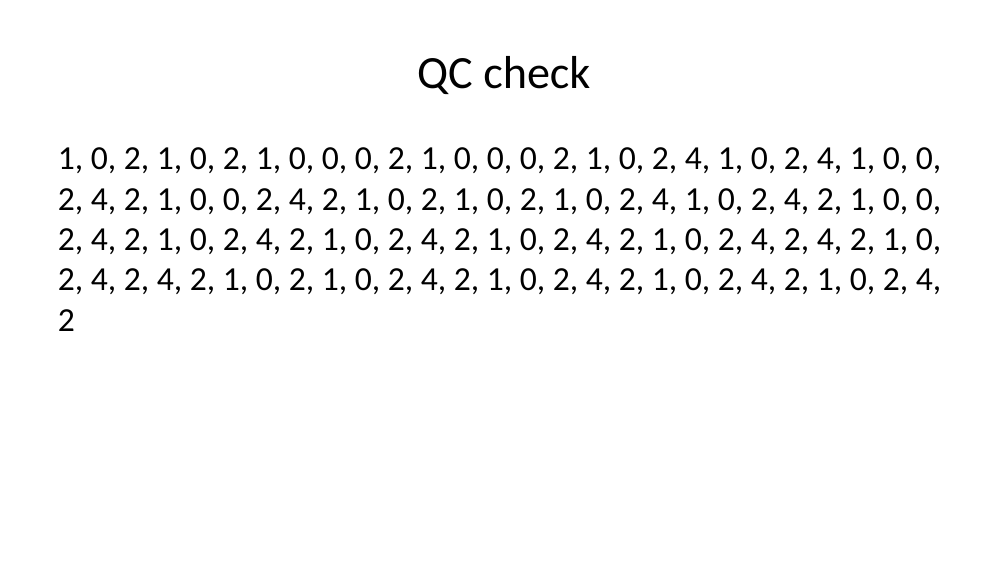
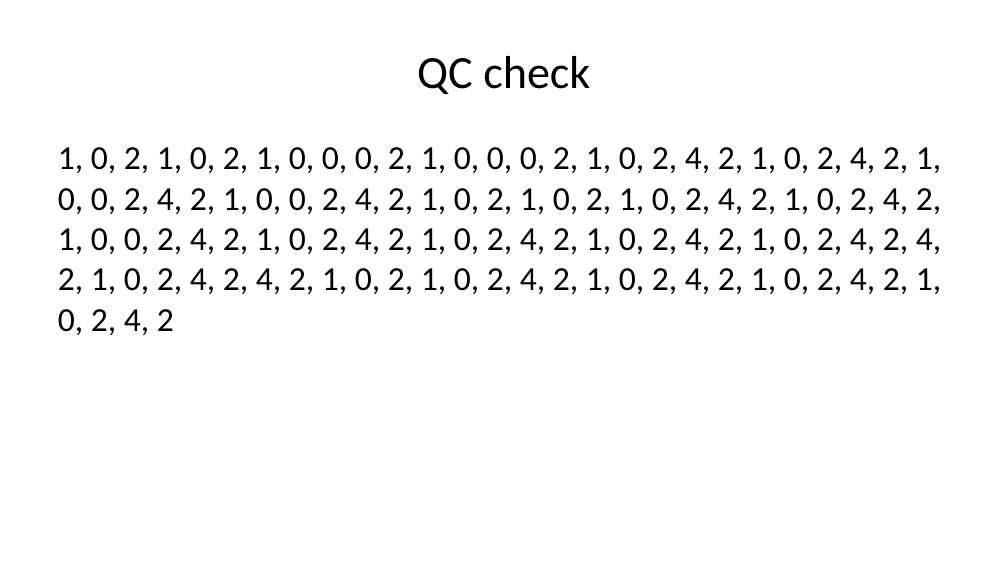
Before and after one commit to pmean/introduction-to-SAS, a slide deck: slide 2 of results/test-code.pptx. Drawn at 1008x567 pixels with LibreOffice and Linux fonts; fonts in the diff are those of the drawing. Boxes give left, top, right and bottom in pixels: in the first picture for what was removed or moved away, otherwise in the second. Text is boxed around its words. In the diff, an @@ line names an element or a change of style, - is before the commit and + after.

```diff
--- a/results/test-code.pptx
+++ b/results/test-code.pptx
@@ text at [58, 147, 941, 335]: text changed @@
-1, 0, 2, 1, 0, 2, 1, 0, 0, 0, 2, 1, 0, 0, 0, 2, 1, 0, 2, 4, 1, 0, 2, 4, 1, 0, 0, 2, 4, 2, 1, 0, 0, 2, 4, 2, 1, 0, 2, 1, 0, 2, 1, 0, 2, 4, 1, 0, 2, 4, 2, 1, 0, 0, 2, 4, 2, 1, 0, 2, 4, 2, 1, 0, 2, 4, 2, 1, 0, 2, 4, 2, 1, 0, 2, 4, 2, 4, 2, 1, 0, 2, 4, 2, 4, 2, 1, 0, 2, 1, 0, 2, 4, 2, 1, 0, 2, 4, 2, 1, 0, 2, 4, 2, 1, 0, 2, 4, 2
+1, 0, 2, 1, 0, 2, 1, 0, 0, 0, 2, 1, 0, 0, 0, 2, 1, 0, 2, 4, 2, 1, 0, 2, 4, 2, 1, 0, 0, 2, 4, 2, 1, 0, 0, 2, 4, 2, 1, 0, 2, 1, 0, 2, 1, 0, 2, 4, 2, 1, 0, 2, 4, 2, 1, 0, 0, 2, 4, 2, 1, 0, 2, 4, 2, 1, 0, 2, 4, 2, 1, 0, 2, 4, 2, 1, 0, 2, 4, 2, 4, 2, 1, 0, 2, 4, 2, 4, 2, 1, 0, 2, 1, 0, 2, 4, 2, 1, 0, 2, 4, 2, 1, 0, 2, 4, 2, 1, 0, 2, 4, 2
```
Also in this commit, not shown: 20 other slides changed, 26 other files.
